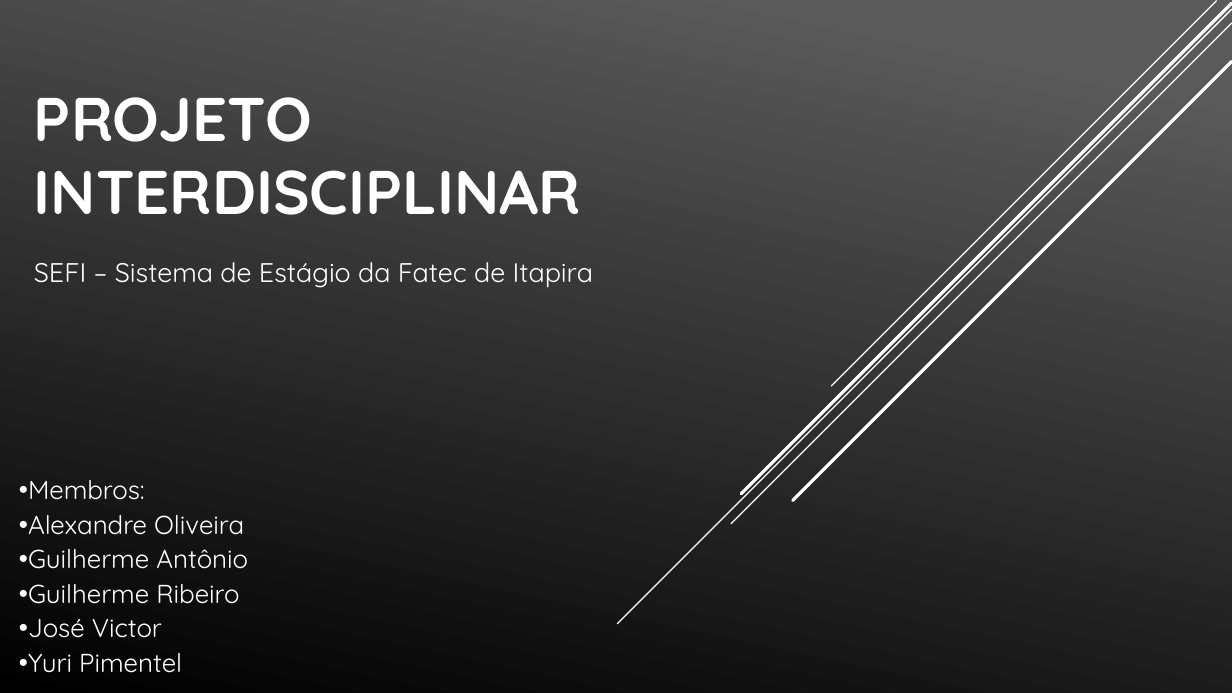
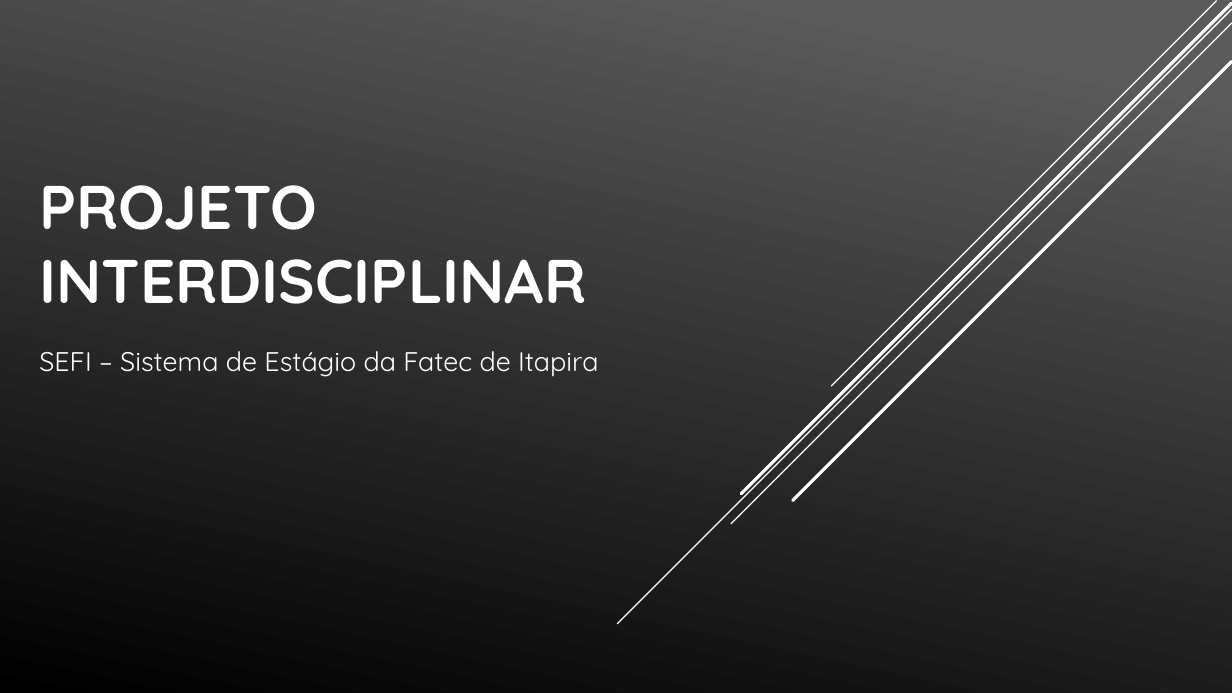
Before and after one commit to Zoldyako/PI2-Fatec, a slide deck: slide 1 of Projeto Interdisciplinar.pptx. Drawn at 1232x693 pixels with LibreOffice and Linux fonts; fonts in the diff are those of the drawing. Boxes give left, top, right and bottom in pixels: in the first picture for what was removed or moved away, otherwise in the second. Text is boxed around its words. In the diff, an @@ line names an element or a change of style, - is before the commit and + after.

```diff
--- a/Projeto Interdisciplinar.pptx
+++ b/Projeto Interdisciplinar.pptx
@@ title "PROJETO INTERDISCIPLINAR": place and size @@
-title "PROJETO INTERDISCIPLINAR" at box(34, 97, 581, 215)
+title "PROJETO INTERDISCIPLINAR" at box(39, 185, 586, 304)
@@ text "SEFI – Sistema de Estágio ...": place and size @@
-text "SEFI – Sistema de Estágio ..." at box(34, 262, 593, 288)
+text "SEFI – Sistema de Estágio ..." at box(39, 351, 598, 377)
@@ text removed at box(28, 480, 248, 673) @@
-• Membros:
-• Alexandre Oliveira
-• Guilherme Antônio
-• Guilherme Ribeiro
-• José Victor
-• Yuri Pimentel
```
Also in this commit, not shown: 3 other slides changed, 3 slides added.
